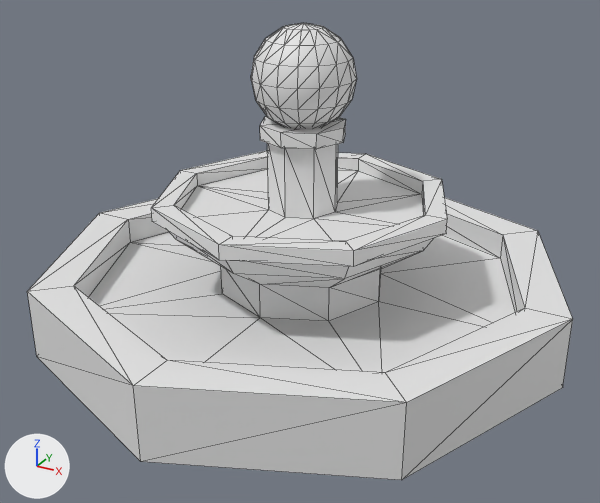
An edit to the OBJ model assets/models/monument/fountain.obj, drawn before and after from the same camera.
The view is the same before and after, from a camera (50 mm lens) standing at (2.62, -4.8, 2.95) and looking at (0.07, -0.18, 0.64). The axes (+X, +Y, +Z) are drawn at lower left. The lights are the same throughout. Mesh edges are drawn as thin lines. Where no turn or scale is listed for an object, it has been applied to the vertices.

Objects in the first picture: 'Fountain_Cylinder'.
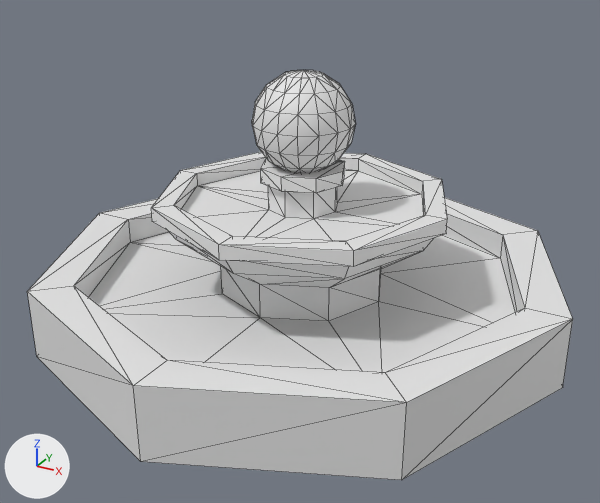
Pixel boxes [x1, y1, x2, y2] of what changed, in the pictures (600 x 503 px; the box of a moved part takes in the faces that stretch with it):
'Fountain_Cylinder', reshaped (10% shorter)
    before: [27, 23, 573, 480]
    after: [27, 70, 573, 480]
part 1 of me_fountain_cylinder, moved or reshaped
    before: [251, 23, 357, 129]
    after: [252, 70, 355, 173]
part 2 of me_fountain_cylinder, moved or reshaped
    before: [260, 117, 346, 219]
    after: [261, 159, 345, 219]

Diff of the bpy script that builds the scene:
```diff
--- a/assets/models/monument/fountain.obj.py
+++ b/assets/models/monument/fountain.obj.py
@@ me_fountain_cylinder @@
 # used by ob_fountain_cylinder; location = (0.0, 0.0, 0.0)
-me_fountain_cylinder.from_pydata(...)  # 241 vertices, 454 faces; spans x -1.9..1.9, y -1.9..1.9, z 0.0..2.15
+me_fountain_cylinder.from_pydata(...)  # 241 vertices, 454 faces; spans x -1.9..1.9, y -1.9..1.9, z 0.0..1.85
+# me_fountain_cylinder part 1: the loose piece of 113 vertices spanning x -0.35..0.35, y -0.35..0.35, z 1.48..2.15 is moved by (0.0, 0.0, -0.3)
+# me_fountain_cylinder part 2: 24 of the vertices in x -0.3..0.3, y -0.3..0.3, z 1.4..1.5 are moved by (0.0, 0.0, -0.3)
```
